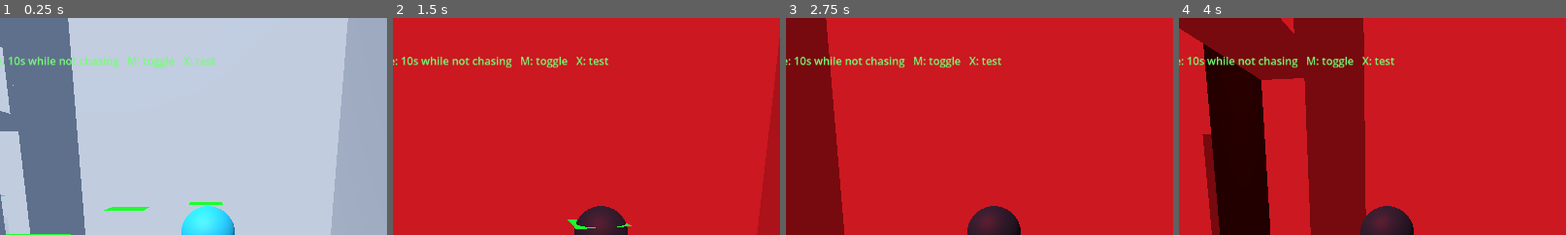
Above: before the commit, frames 1-4 (left to right).
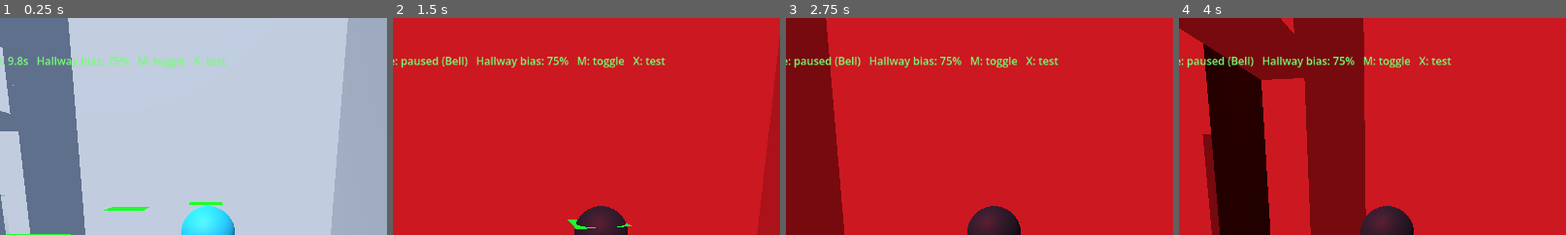
Above: after the commit, the same moments.

Repository: evanqjones/Comp440Project3
Game: Godot game, scene res://scenes/school_blockout_preview.tscn
Same seed, same stepped clock (60 frames per second), same inputs: the game is played once before the commit and once after it.
Inputs (mouse positions are % of the whole screen's width and height, from its top left):
- Up to frame 1 (0.25 s): no input
- Up to frame 2 (1.5 s): tap Enter at 0.5 s; move the mouse to (49, 52) at 0.52 s; hold Shift 0.53-1.28 s; hold W from 0.53 s (still down); move the mouse to (57, 51) at 1.27 s; tap Z at 1.35 s
- Up to frame 3 (2.75 s): keep holding W; move the mouse to (42, 49) at 2.02 s; tap M at 2.1 s
- Up to frame 4 (4 s): move the mouse to (51, 50) at 2.77 s; release W at 2.78 s; hold A 2.78-3.53 s; tap X at 2.85 s; move the mouse to (46, 48) at 3.52 s; hold W from 3.53 s (still down); hold Shift from 3.53 s (still down)
The pictures show only the part of the screen within x 23-73%, y 0-50%; the shares and areas given below are measured in that part.

The runs differ from the first frame. In frame 1, 1.2% of the frame differs, in the area x 2-59%, y 17-23%; in frame 2, 1.7%; in frame 3, 1.7%; in frame 4, 1.7%, in the area x 2-71%, y 17-24%.

Commit message:
Bias monster relocations toward hallways

Diff:
--- a/scenes/school_blockout_preview.gd
+++ b/scenes/school_blockout_preview.gd
@@ -15,6 +15,7 @@
 const BELL_BACKGROUND := Color(0.12, 0.018, 0.028, 1.0)
 const BELL_AMBIENT := Color(0.68, 0.075, 0.095, 1.0)
 const PREVIEW_RELOCATION_INTERVAL := 10.0
+const HALLWAY_SPAWN_FIRST_CHANCE := 0.75
 
 var _bell_debug_active := false
 var _spawn_markers: Array[Node3D] = []
@@ -36,13 +37,23 @@
     _apply_bell_debug_state()
 
 func _process(delta: float) -> void:
-    if _bell_debug_active or monster.current_state == &"SHORT_CHASE" or monster.current_state == &"BELL_CHASE":
+    var chase_active: bool = monster.current_state == &"SHORT_CHASE" or monster.current_state == &"BELL_CHASE"
+    if _bell_debug_active or chase_active:
+        _update_spawn_debug_label()
         return
     _preview_relocation_elapsed += delta
-    if _preview_relocation_elapsed < PREVIEW_RELOCATION_INTERVAL:
-        return
-    _preview_relocation_elapsed = 0.0
-    _try_debug_offscreen_relocation()
+    if _preview_relocation_elapsed >= PREVIEW_RELOCATION_INTERVAL:
+        _preview_relocation_elapsed = 0.0
+        _try_debug_offscreen_relocation()
+    _update_spawn_debug_label()
+
+func _update_spawn_debug_label() -> void:
+    var countdown_text := "%.1fs" % maxf(0.0, PREVIEW_RELOCATION_INTERVAL - _preview_relocation_elapsed)
+    if _bell_debug_active:
+        countdown_text = "paused (Bell)"
+    elif monster.current_state == &"SHORT_CHASE" or monster.current_state == &"BELL_CHASE":
+        countdown_text = "paused (chase)"
+    spawn_help.text = "Spawn panels: %d   Auto relocate: %s   Hallway bias: 75%%   M: toggle   X: test" % [_spawn_markers.size(), countdown_text]
 
 func _wait_for_navigation_map() -> void:
     var navigation_agent: NavigationAgent3D = monster.get_node("NavigationAgent3D")
@@ -176,7 +187,7 @@
         if _position_in_excluded_floor(closest_nav_point, excluded_floor_names):
             continue
         _spawn_markers.append(_make_spawn_panel(candidate, closest_nav_point))
-    spawn_help.text = "Spawn panels: %d   Auto relocate: 10s while not chasing   M: toggle   X: test" % _spawn_markers.size()
+    _update_spawn_debug_label()
 
 func _make_spawn_panel(candidate: Dictionary, spawn_position: Vector3) -> Node3D:
     var marker := Node3D.new()
@@ -217,11 +228,33 @@
 func _try_debug_offscreen_relocation() -> void:
     if _bell_debug_active or _spawn_markers.is_empty():
         return
-    var shuffled := _spawn_markers.duplicate()
-    shuffled.shuffle()
-    for marker in shuffled:
-        if monster.try_preview_offscreen_teleport(marker.global_position, player.player_camera):
-            return
+    var hallway_markers: Array[Node3D] = []
+    var other_markers: Array[Node3D] = []
+    for marker in _spawn_markers:
+        var spawn_id: String = String(marker.get_meta("spawn_id", ""))
+        if spawn_id.begins_with("hall_corner_"):
+            hallway_markers.append(marker)
+        else:
+            other_markers.append(marker)
+    var hallway_first := randf() < HALLWAY_SPAWN_FIRST_CHANCE
+    if hallway_first:
+        hallway_markers.shuffle()
+        for marker in hallway_markers:
+            if monster.try_preview_offscreen_teleport(marker.global_position, player.player_camera):
+                return
+        other_markers.shuffle()
+        for marker in other_markers:
+            if monster.try_preview_offscreen_teleport(marker.global_position, player.player_camera):
+                return
+    else:
+        other_markers.shuffle()
+        for marker in other_markers:
+            if monster.try_preview_offscreen_teleport(marker.global_position, player.player_camera):
+                return
+        hallway_markers.shuffle()
+        for marker in hallway_markers:
+            if monster.try_preview_offscreen_teleport(marker.global_position, player.player_camera):
+                return
 
 func _load_school_model() -> void:
     var document := GLTFDocument.new()
Not shown, changed: After-School-AI-GDD/docs/PROGRESS.md
